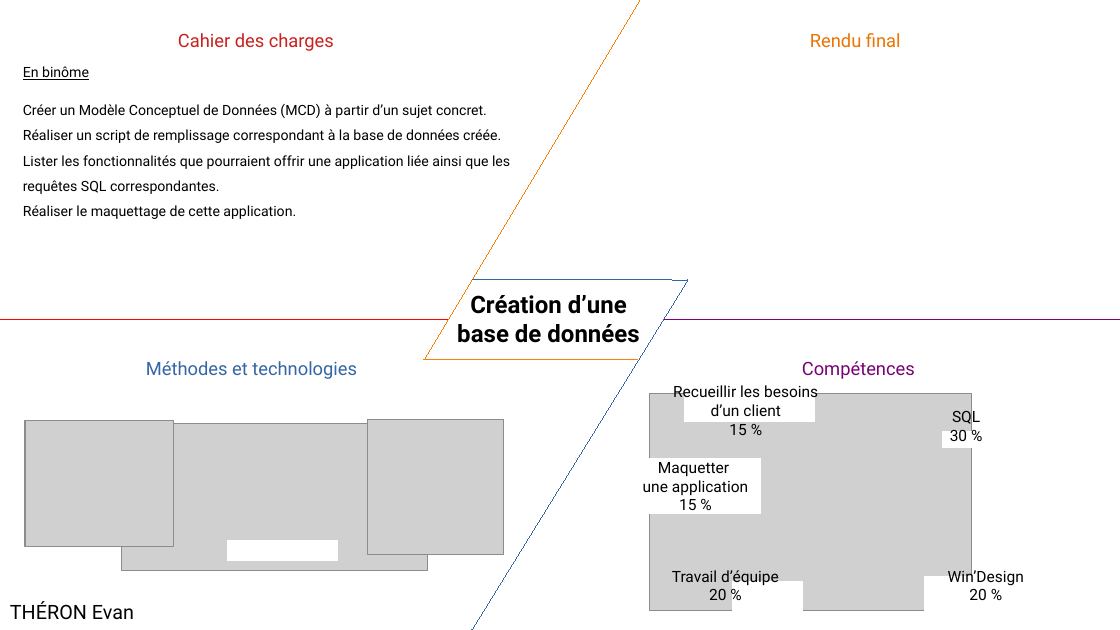
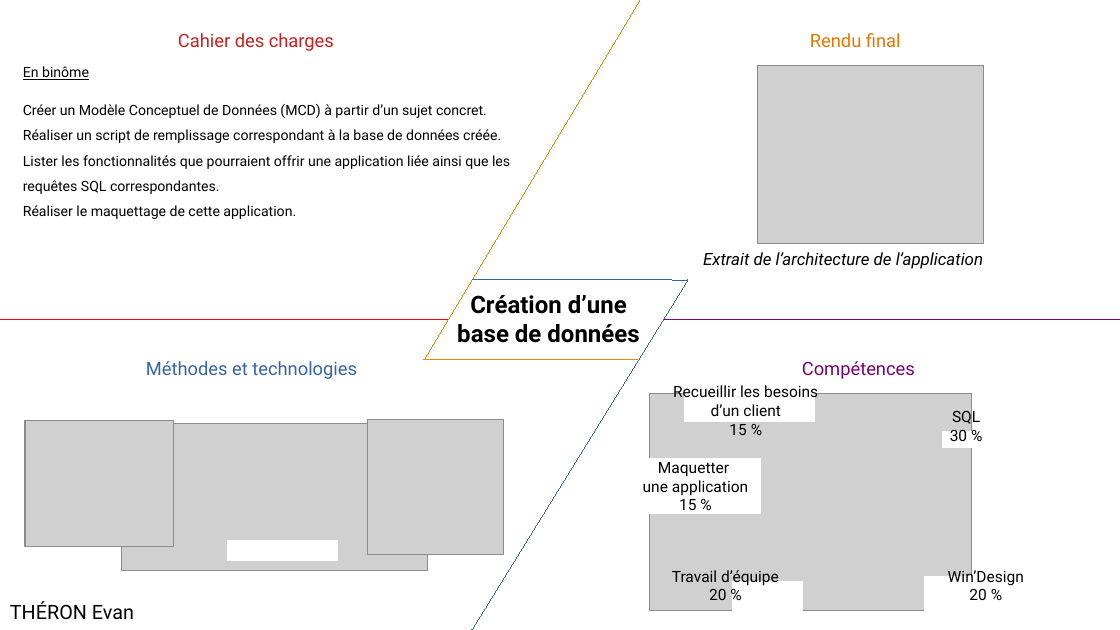
Before and after one commit to evtheron/portfolio, a slide deck: slide 1 of code/RetEx/Projet_BD_RetEx.odp. Drawn at 1120x630 pixels with LibreOffice and Linux fonts; fonts in the diff are those of the drawing; grey boxes stand for pictures. Boxes give left, top, right and bottom in pixels: in the first picture for what was removed or moved away, otherwise in the second. Text is boxed around its words. In the diff, an @@ line names an element or a change of style, - is before the commit and + after.

```diff
--- a/code/RetEx/Projet_BD_RetEx.odp
+++ b/code/RetEx/Projet_BD_RetEx.odp
@@ picture added at (758,65,984,244) @@
@@ text added at (703,252,983,269), 12 pt, text #000000, italic @@
+Extrait de l’architecture de l’application
```
Also in this commit, not shown: 11 other files.
